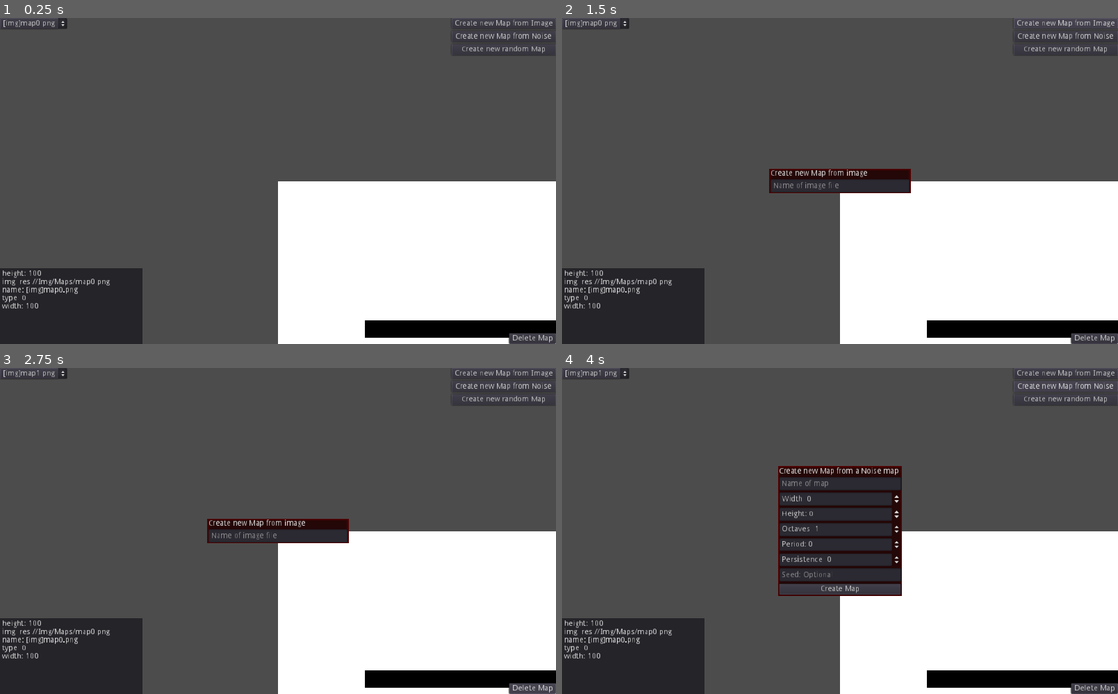
Above: before the commit, frames 1-4 (two rows, left to right).
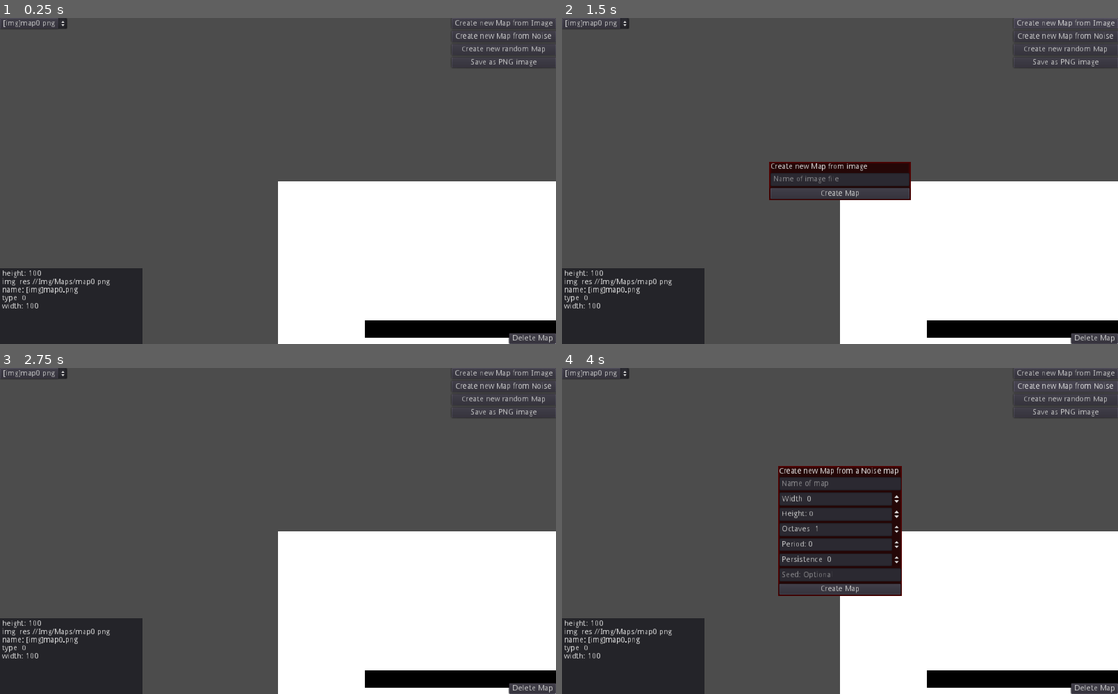
Above: after the commit, the same moments.

Repository: Urnark/ThesisProject
Game: Godot game, scene res://Scenes/Main.tscn
Same seed, same stepped clock (60 frames per second), same inputs: the game is played once before the commit and once after it.
Inputs (mouse positions are in pixels of both pictures, inside the frame that each line leads up to):
- Up to frame 1 (0.25 s): no input
- Up to frame 2 (1.5 s): click (1067, 63) at 0.5 s, where only the run after the commit has a clickable "Save as PNG image"; click "Create new Map from Image" at 1.25 s
- Up to frame 3 (2.75 s): click "Delete Map" (after the commit: "Create Map") at 2 s
- Up to frame 4 (4 s): click "Create new Map from Image" at 2.75 s; click "Create new Map from Noise" at 3.5 s

The runs differ from the first frame. In frame 1, 0.1% of the frame differs, in the area x 81-100%, y 12-16%; in frame 2, 2.0%, in the area x 37-100%, y 12-56%; in frame 3, 1.9%; in frame 4, 0.1%.

Commit message:
Can now save maps to png files

Diff:
--- a/Scenes/Main.gd
+++ b/Scenes/Main.gd
@@ -88,6 +88,8 @@
 	match x:
 		0:#MAP_TYPE.IMAGE:
 			$MapHandler.generate_new_map(map_data['img'])
+			map_data['width'] = $MapHandler.map.width
+			map_data['height'] = $MapHandler.map.height
 
 		1:#MAP_TYPE.NOISE:
 			map_data['seed'] = $MapHandler.generate_new_map_with_noise(map_data['width'], map_data['height'], map_data['seed'],
@@ -144,3 +146,27 @@
 		data['maps'].erase(data['maps'][index])
 		$CanvasLayer/UI/OptionButton.remove_item(index)
 		$CanvasLayer/UI/OptionButton.select((index - 1) if index - 1 >= 0 else 0)
+
+func _on_SaveAsImageButton_pressed():
+	var map = data['maps'][$CanvasLayer/UI/OptionButton.get_selected_id()]
+	if not map.has('img'):
+		# Create .png image from current map
+		var img = Image.new()
+		img.create(map.width, map.height, false, Image.FORMAT_RGBA8)
+		img.lock()
+		for tile in $MapHandler.map.tiles:
+			img.set_pixelv(tile.pos, Color(0, 0, 0, 1) if tile.tile_index == Global.TILES.wall else Color(1, 1, 1, 1))
+		img.unlock()
+		print('filled new image with pixels')
+		var name = map['name'].split(']')[1]
+		img.save_png('res://Img/Maps/' + name + '.png')
+
+		# Add to the list of maps
+		data['maps'].append(
+		{
+			"img": "res://Img/Maps/" + name + '.png',
+			"name": "[img]" + name,
+			"type": 0
+		})
+		$CanvasLayer/UI/OptionButton.add_item(data['maps'][data['maps'].size() - 1]['name'], current_free_id)
+		current_free_id += 1
--- a/Scenes/Main.tscn
+++ b/Scenes/Main.tscn
@@ -63,6 +63,14 @@
 enabled_focus_mode = 0
 text = "Create new random Map"
 
+[node name="SaveAsImageButton" type="Button" parent="CanvasLayer/Buttons"]
+margin_top = 72.0
+margin_right = 192.0
+margin_bottom = 92.0
+focus_mode = 0
+enabled_focus_mode = 0
+text = "Save as PNG image"
+
 [node name="Panel" type="Panel" parent="CanvasLayer"]
 anchor_top = 1.0
 anchor_right = 1.0
@@ -89,3 +97,4 @@
 [connection signal="pressed" from="CanvasLayer/Buttons/NewMapImageButton" to="." method="_on_NewMapImageButton_pressed"]
 [connection signal="pressed" from="CanvasLayer/Buttons/NewMapNoiseButton" to="." method="_on_NewMapNoiseButton_pressed"]
 [connection signal="pressed" from="CanvasLayer/Buttons/NewMapRandomButton" to="." method="_on_NewMapRandomButton_pressed"]
+[connection signal="pressed" from="CanvasLayer/Buttons/SaveAsImageButton" to="." method="_on_SaveAsImageButton_pressed"]
--- a/Scenes/Popups/NewMapImage.gd
+++ b/Scenes/Popups/NewMapImage.gd
@@ -5,4 +5,6 @@
 
 func _on_LineEdit_text_changed(new_text):
 	name_for_map = new_text
+
+func _on_Button_pressed():
 	has_changed = true
--- a/Scenes/Popups/NewMapImage.tscn
+++ b/Scenes/Popups/NewMapImage.tscn
@@ -28,9 +28,9 @@
 anchor_right = 0.5
 anchor_bottom = 0.5
 margin_left = -130.0
-margin_top = -23.0
+margin_top = -35.0
 margin_right = 130.0
-margin_bottom = 23.0
+margin_bottom = 35.0
 custom_styles/panel = SubResource( 1 )
 
 [node name="MarginContainer" type="MarginContainer" parent="Panel"]
@@ -45,7 +45,7 @@
 margin_left = 2.0
 margin_top = 2.0
 margin_right = 258.0
-margin_bottom = 44.0
+margin_bottom = 68.0
 
 [node name="Label" type="Label" parent="Panel/MarginContainer/VBoxContainer"]
 margin_right = 256.0
@@ -58,4 +58,11 @@
 margin_bottom = 42.0
 placeholder_text = "Name of image file"
 
+[node name="Button" type="Button" parent="Panel/MarginContainer/VBoxContainer"]
+margin_top = 46.0
+margin_right = 256.0
+margin_bottom = 66.0
+text = "Create Map"
+
 [connection signal="text_changed" from="Panel/MarginContainer/VBoxContainer/LineEdit" to="." method="_on_LineEdit_text_changed"]
+[connection signal="pressed" from="Panel/MarginContainer/VBoxContainer/Button" to="." method="_on_Button_pressed"]
--- a/saved_data.json
+++ b/saved_data.json
@@ -1 +1 @@
-{"maps":[{"height":100,"img":"res://Img/Maps/map0.png","name …(291 unchanged characters)… ":100},{"height":500,"name":"[noise]test noise","octaves":1,"period":20,"persistence":1,"seed":4258780190,"type":1,"width":500},{"height":500,"name":"[random]test random","seed":1428244902,"type":2,"width":500},{"height":100,"name":"[noise]noise 2","octaves":3,"period":30,"persistence":0.7,"seed":1302904392,"type":1,"width":100},{"height":300,"name":"[noise]noise 3","octaves":10,"period":30,"persistence":0.6,"seed":2645741628,"type":1,"width":300}]}
+{"maps":[{"height":100,"img":"res://Img/Maps/map0.png","name …(291 unchanged characters)… ":100},{"height":500,"name":"[noise]test_noise","octaves":1,"period":20,"persistence":1,"seed":4258780190,"type":1,"width":500},{"height":500,"name":"[random]test_random","seed":1428244902,"type":2,"width":500},{"height":100,"name":"[noise]noise_2","octaves":3,"period":30,"persistence":0.7,"seed":1302904392,"type":1,"width":100},{"height":300,"name":"[noise]noise_3","octaves":10,"period":30,"persistence":0.6,"seed":2645741628,"type":1,"width":300}]}
Not shown, added: Img/Maps/[noise]noise 3
